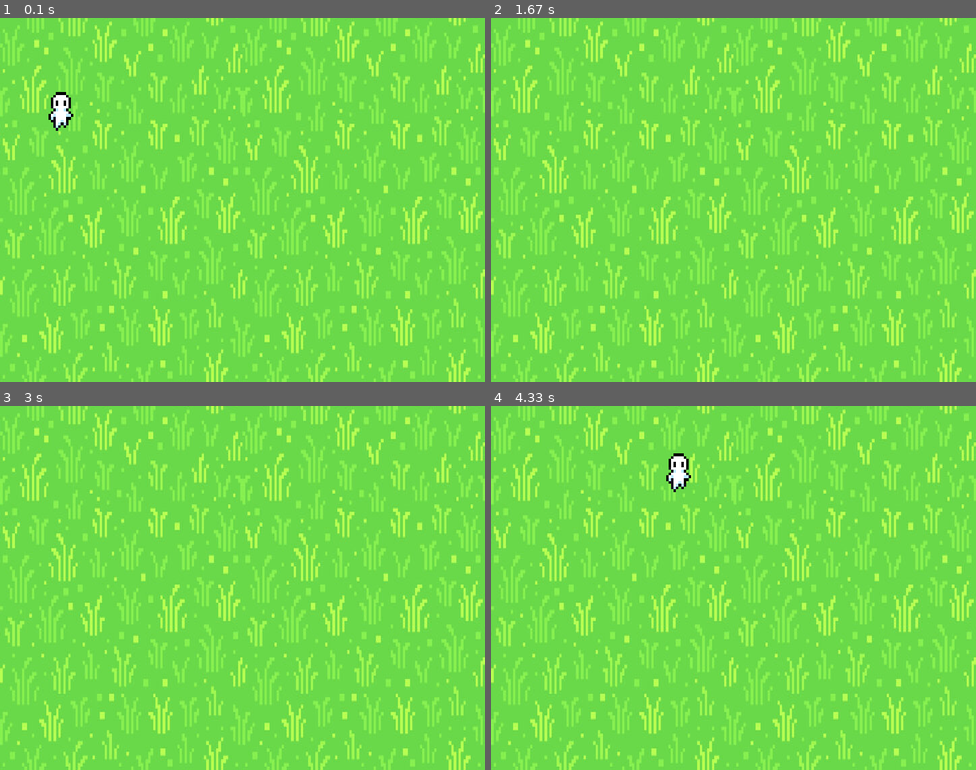
Above: before the commit, frames 1-4 (two rows, left to right).
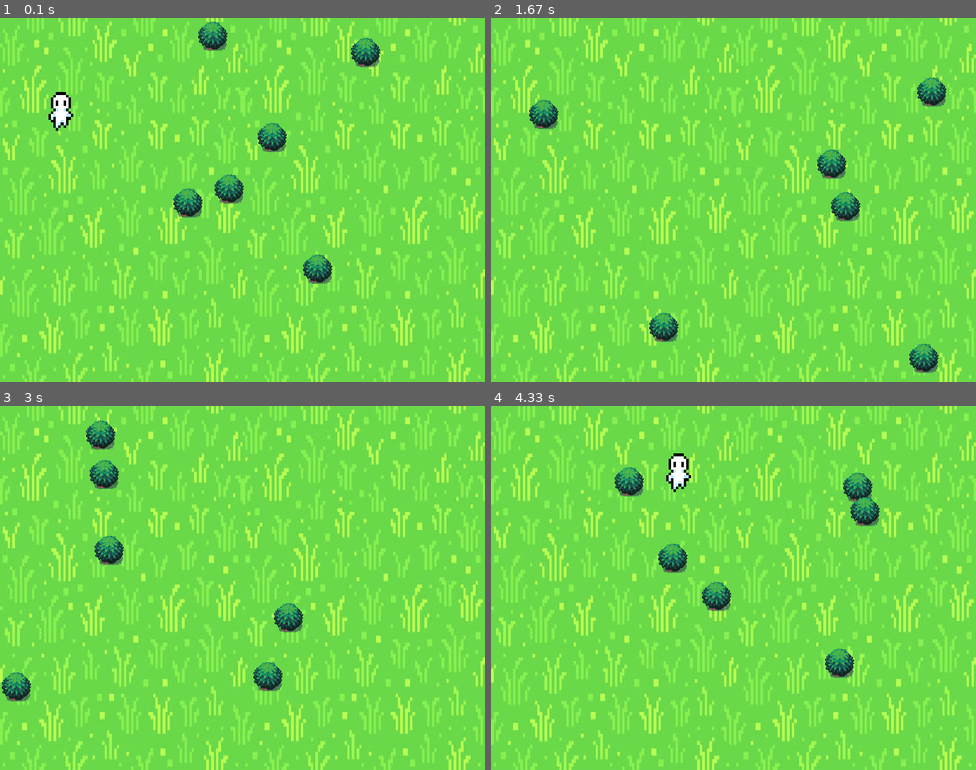
Above: after the commit, the same moments.

Repository: TheFruitcode/PyGame2
Game: pygame game, started from main.py
Two runs of this game, one before a commit and one after it. Both use one fixed random seed, a clock stepped at 60 frames per second and the inputs below.
Inputs:
- Up to frame 1 (0.1 s): no input
- Up to frame 2 (1.67 s): hold D 0.33-0.8 s; hold W 0.83-1.13 s; hold D 1.17-1.63 s
- Up to frame 3 (3 s): hold A 1.67-2.2 s; hold S 2.23-2.53 s; hold A 2.57-2.97 s
- Up to frame 4 (4.33 s): hold W 3-3.37 s; hold D 3.4-4.03 s; hold S from 4.07 s (still down)

The runs differ from the first frame. In frame 1, 2.3% of the frame differs, in the area x 35-79%, y 1-73%; in frame 2, 2.3%; in frame 3, 2.3%; in frame 4, 2.3%.

Commit message:
Baum hinzufügen

Diff:
--- a/main.py
+++ b/main.py
@@ -22,6 +22,10 @@
 player_img_size3 = pygame.transform.scale(player_img3, (200, 325))
 player_img4 = pygame.image.load('Character4.png')
 player_img_size4 = pygame.transform.scale(player_img4, (200, 325))
+
+#Tree
+tree = pygame.image.load('TREE_DAY.png')
+tree_anzahl = 6
 
 #background
 bg = pygame.transform.scale(pygame.image.load('grass.png').convert(), (WIDTH, HEIGHT))
@@ -58,10 +62,6 @@
             player.STANDING = False
             self.velocity_X = self.speed
             screen.blit(player_img_size3, player.pos)
-        if keys[pygame.K_d] and keys[pygame.K_s]:
-            player.STANDING = False
-        if keys[pygame.K_a] and keys[pygame.K_s]:
-            player.STANDING = False
 
     def move(self):
         self.pos += pygame.math.Vector2(self.velocity_X, self.velocity_Y)
@@ -69,7 +69,6 @@
     def update(self):
         self.user_input()
         self.move()
-
 player = Player()
 
 while True:
@@ -83,8 +82,12 @@
     if player.STANDING == True:
         screen.blit(player_img_size, player.pos)
 
+    for x in range(tree_anzahl):
+        x = random.randint(0, WIDTH - 50)
+        y = random.randint(0, HEIGHT - 50)
+        screen.blit(tree, (x, y))
+
     player.update()
 
     clock.tick(60)
-
     pygame.display.update()
--- a/settings.py
+++ b/settings.py
@@ -1,4 +1,9 @@
 import pygame
+import math
+import time
+import sys
+import random
+import os
 
 WIDTH = 800
 HEIGHT = 600
@@ -8,4 +13,5 @@
 playerY = 0
 PLAYER_SPEED = 5.5
 
-#STANDING = True
+#Tree
+#tree_pos = random.randint(0, 800), random.randint(0, 600)
Renamed: TREE 1 - DAY.png -> TREE_DAY.png
